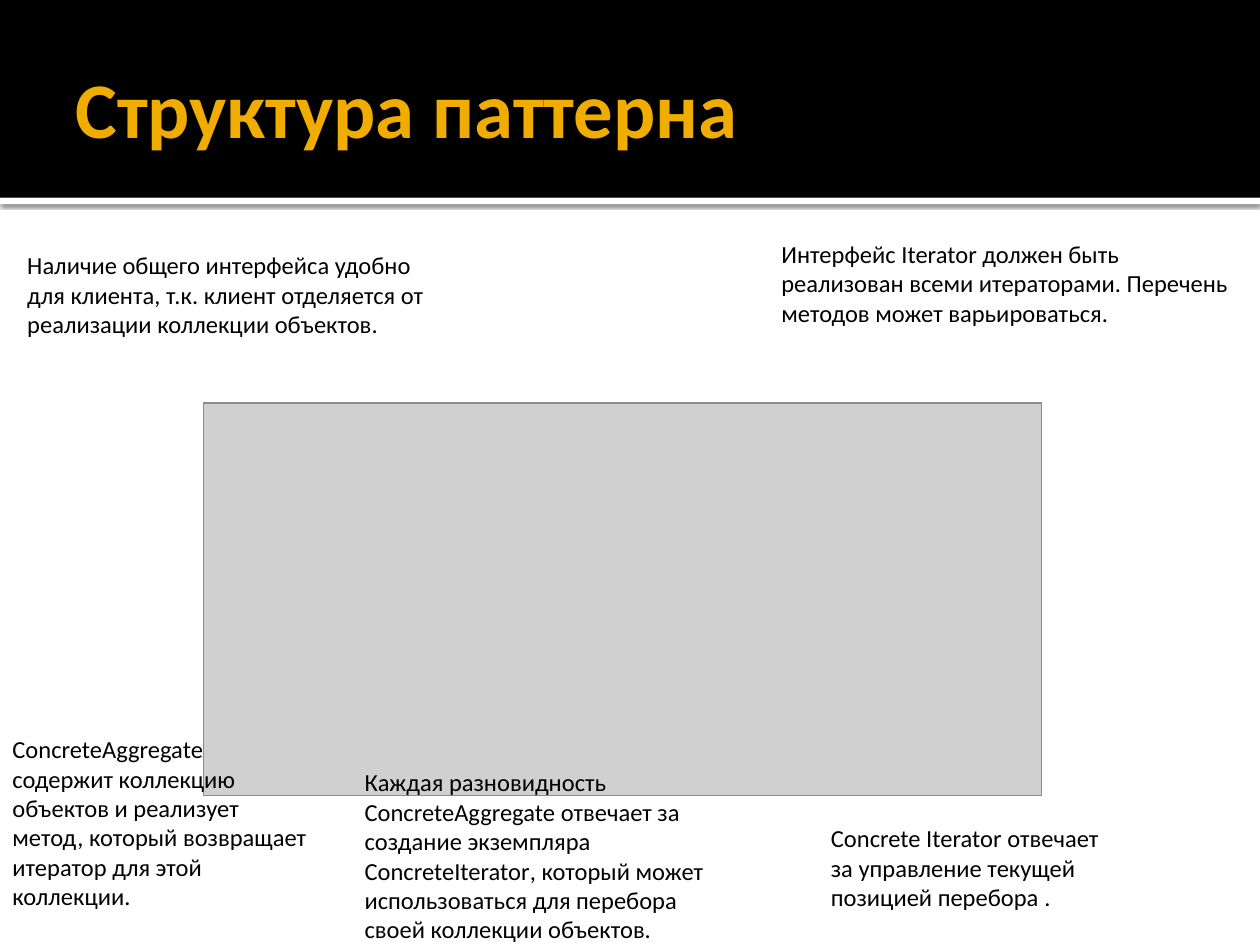
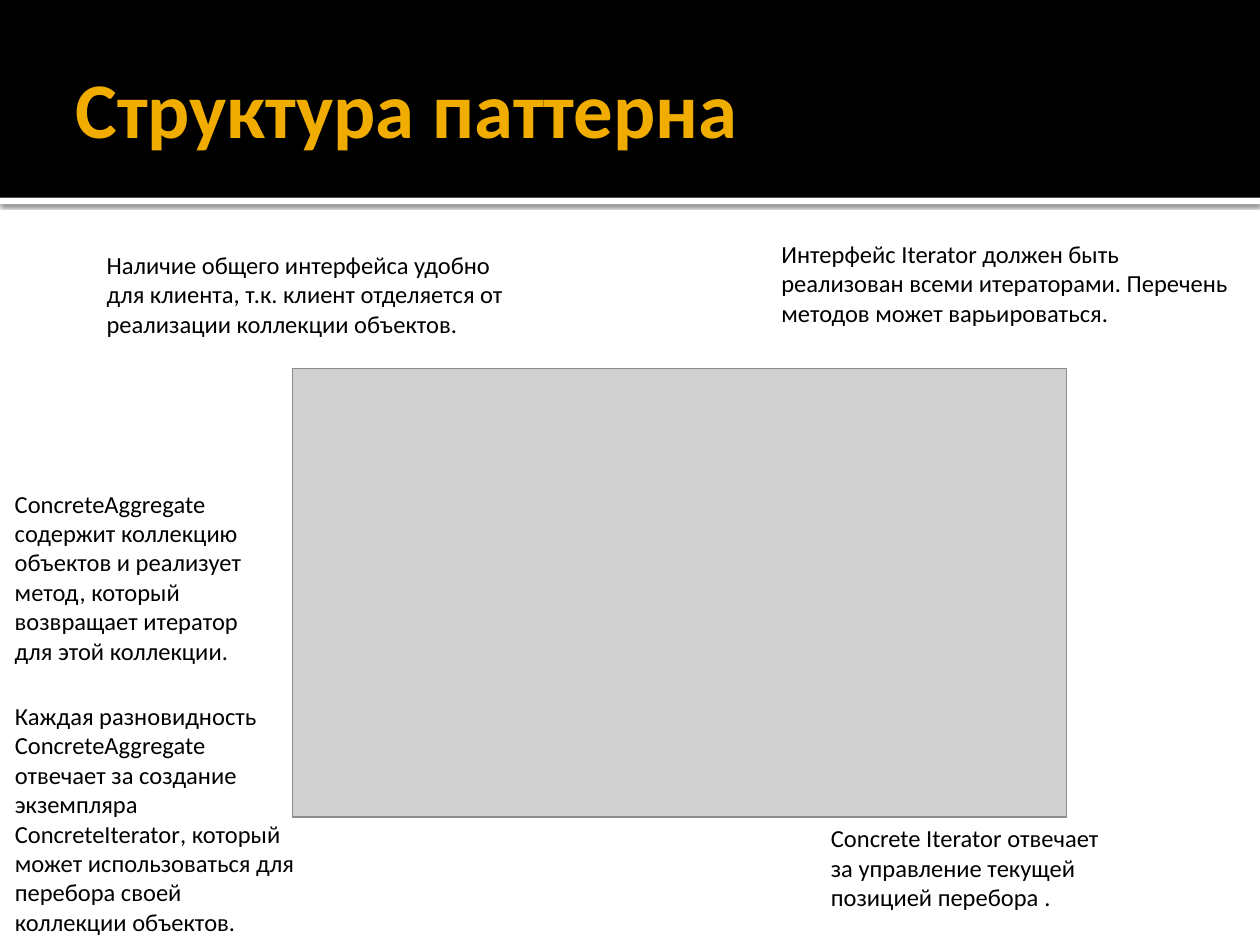
Before and after one commit to alexey-malov/ood, a slide deck: slide 23 of lectures/09.iterator/iterator.pptx. Drawn at 1260x945 pixels with LibreOffice and Linux fonts; fonts in the diff are those of the drawing; grey boxes stand for pictures. Boxes give left, top, right and bottom in pixels: in the first picture for what was removed or moved away, otherwise in the second. Text is boxed around its words. In the diff, an @@ line names an element or a change of style, - is before the commit and + after.

Commit message:
Обновил лекцию по паттерну "Итератор"

```diff
--- a/lectures/09.iterator/iterator.pptx
+++ b/lectures/09.iterator/iterator.pptx
@@ text "Наличие общего интерфейса удобно для ...": place and size @@
-text "Наличие общего интерфейса удобно для ..." at (27,257,423,337)
+text "Наличие общего интерфейса удобно для ..." at (107,257,502,337)
@@ picture: place and size @@
-picture at (203,403,1041,796)
+picture at (292,368,1066,816)
@@ text "ConcreteAggregate содержит коллекцию объектов и ..." rewrapped from (12,742,306,909) to (15,497,241,664) @@
@@ text "Каждая разновидность ConcreteAggregate отвечает за ..." rewrapped from (365,775,704,942) to (15,709,294,935) @@
```
Also in this commit, not shown: 4 other slides changed, 3 slides added, 1 slide removed, 1 other file.
